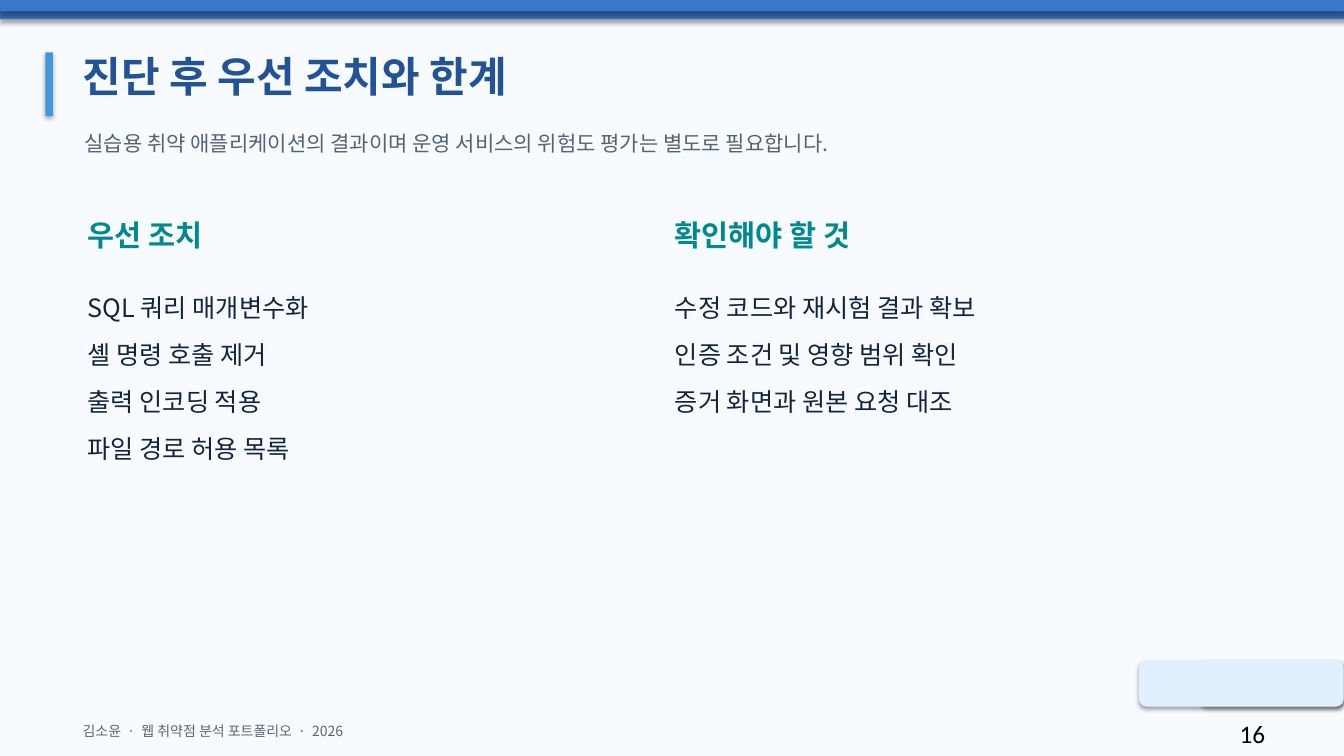
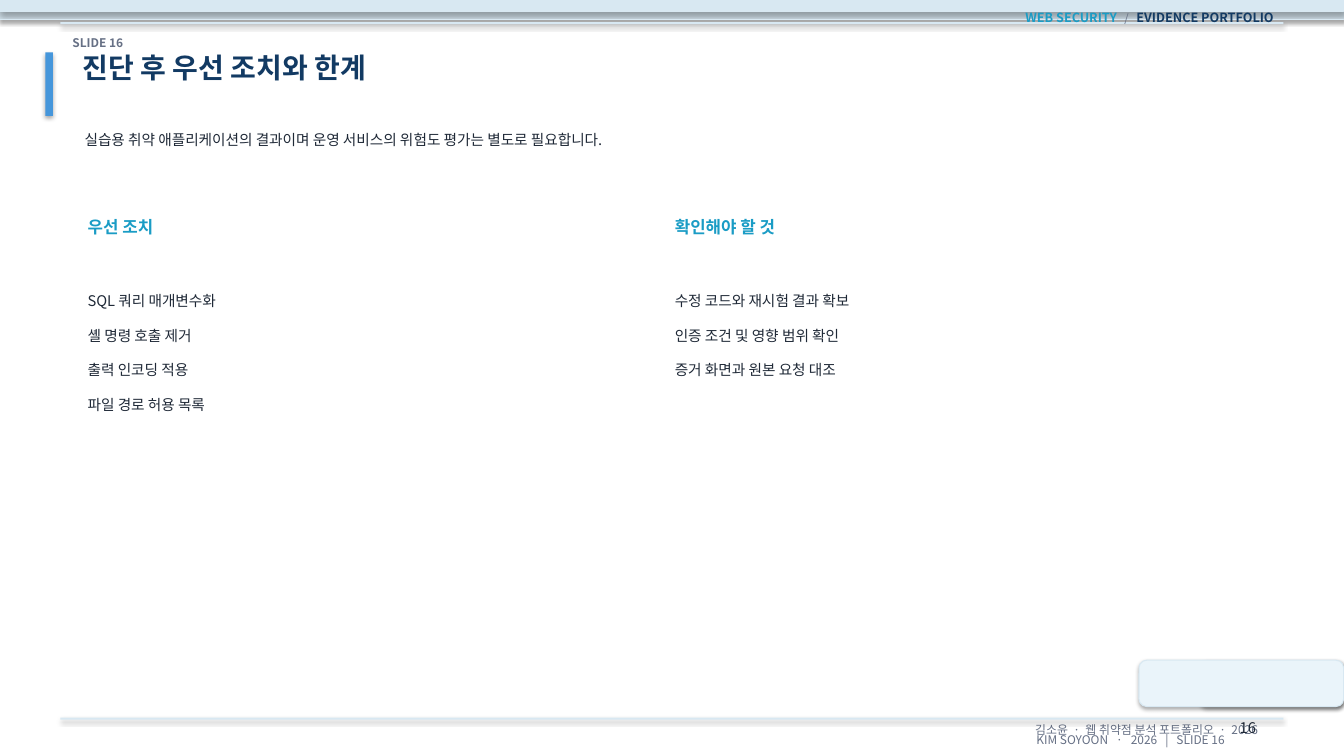
Before and after one commit to Soyoon0608/about-me-site, a slide deck: slide 16 of documents/김소윤_웹취약점분석_포트폴리오.pptx. Drawn at 1344x756 pixels with LibreOffice and Linux fonts; fonts in the diff are those of the drawing. Boxes give left, top, right and bottom in pixels: in the first picture for what was removed or moved away, otherwise in the second. Text is boxed around its words. In the diff, an @@ line names an element or a change of style, - is before the commit and + after.

```diff
--- a/documents/김소윤_웹취약점분석_포트폴리오.pptx
+++ b/documents/김소윤_웹취약점분석_포트폴리오.pptx
@@ background #F7FBFF to #FFFFFF @@
@@ rectangle at box(0, 0, 1344, 19): fill #3870C3 to #D8E8F2; outline none to #D8E8F2 0.75 pt @@
@@ rectangle at box(0, 0, 1344, 11): fill #3A77CA to #D8E8F2; outline none to #D8E8F2 0.75 pt @@
@@ rectangle added at box(60, 22, 1284, 24), fill #D8E8F2 @@
@@ text added at box(1025, 9, 1273, 26), 9 pt, text #123A63, bold @@
+WEB SECURITY / EVIDENCE PORTFOLIO
@@ text added at box(72, 38, 123, 47), 8.5 pt, text #667085, bold @@
+SLIDE 16
@@ text "진단 후 우선 조치와 한계" at box(83, 54, 366, 81): size 30 to 20 pt, text colour #235397 to #123A63 @@
@@ text "실습용 취약 애플리케이션의 결과이며 운영 ..." at box(85, 132, 602, 146): size 15 to 10.5 pt, text colour #536374 to #1F2937 @@
@@ text "우선 조치" at box(88, 219, 153, 235): size 21 to 12 pt, text colour #008991 to #1A9CC5 @@
@@ text "확인해야 할 것" at box(675, 218, 775, 235): size 21 to 12 pt, text colour #008991 to #1A9CC5 @@
@@ text "SQL 쿼리 매개변수화" at box(88, 294, 216, 411): size 18 to 10.5 pt, text colour #13253D to #1F2937 @@
@@ text "수정 코드와 재시험 결과 확보" at box(675, 293, 849, 376): size 18 to 10.5 pt, text colour #13253D to #1F2937 @@
@@ rounded rectangle at box(1139, 660, 1344, 707): fill #E0F0FF to #EAF4FA; outline none to #D8E8F2 0.75 pt @@
@@ rectangle added at box(60, 718, 1284, 720), fill #D8E8F2 @@
@@ text "김소윤 · 웹 취약점 분석 ..." at box(1035, 722, 1257, 738): size 10 to 8.5 pt, text colour #566777 to #667085; alignment left to right @@
@@ text "16" at box(1240, 722, 1256, 734): size 18 to 10.5 pt, font Calibri to Noto Sans CJK KR, text colour #000000 to #1F2937 @@
@@ text added at box(1036, 732, 1224, 744), 8.5 pt, text #667085 @@
+KIM SOYOON · 2026 | SLIDE 16
```
Also in this commit, not shown: 15 other slides changed, 1 other file.
